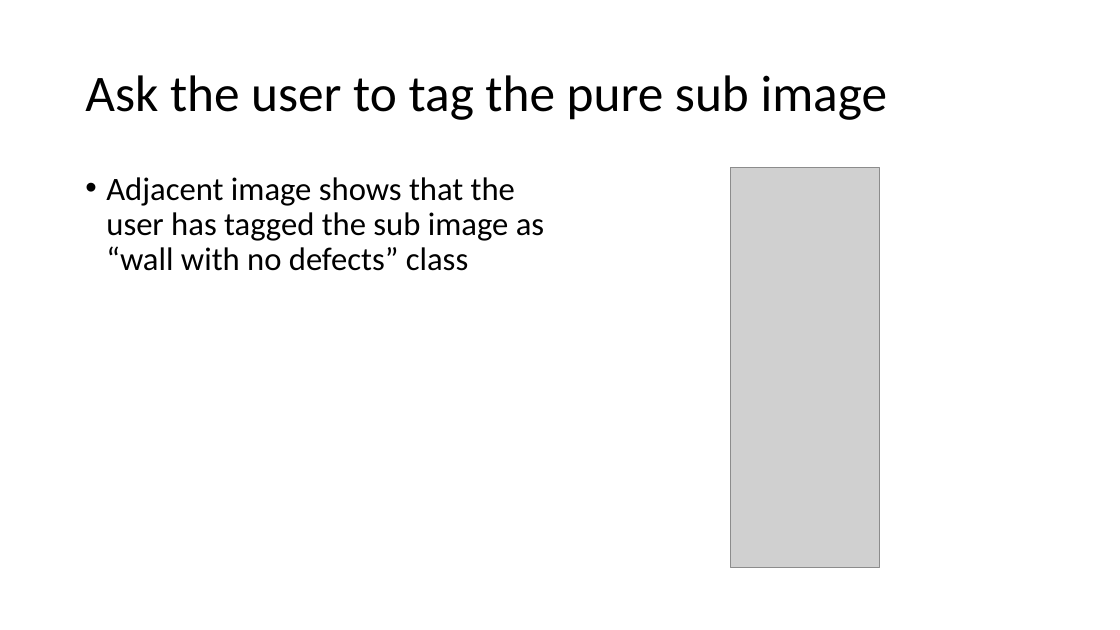
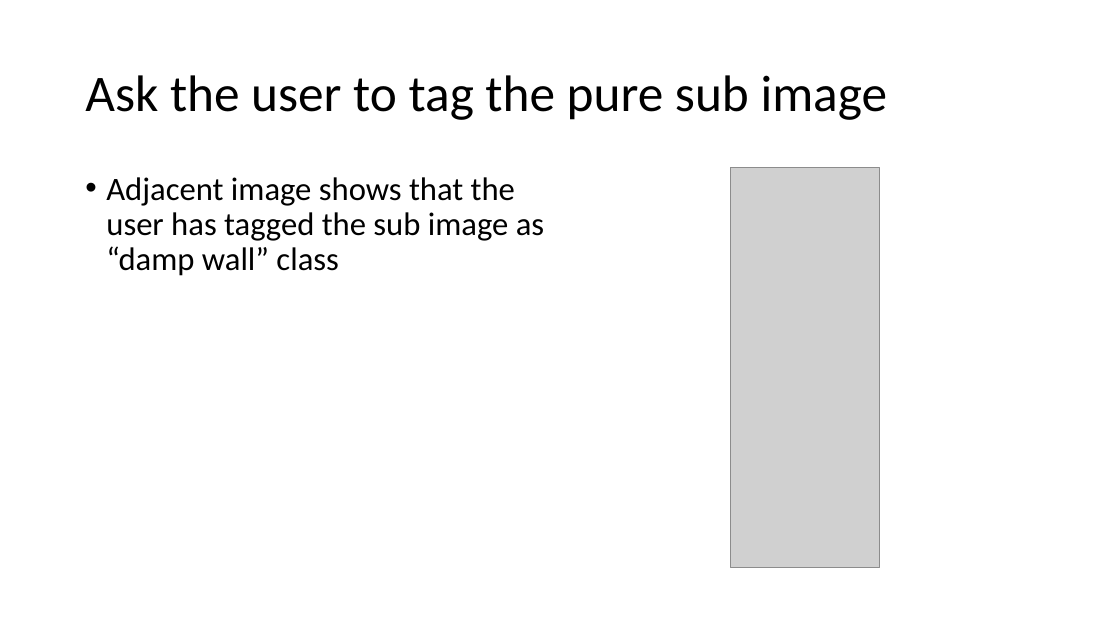
Before and after one commit to AdityaShenoy/Drones_For_Structural_Audit, a slide deck: slide 7 of ppt/Dataset Preprocessing Steps.pptx. Drawn at 1120x630 pixels with LibreOffice and Linux fonts; fonts in the diff are those of the drawing; grey boxes stand for pictures. Boxes give left, top, right and bottom in pixels: in the first picture for what was removed or moved away, otherwise in the second. Text is boxed around its words. In the diff, an @@ line names an element or a change of style, - is before the commit and + after.

```diff
--- a/ppt/Dataset Preprocessing Steps.pptx
+++ b/ppt/Dataset Preprocessing Steps.pptx
@@ text at bbox=[106, 177, 544, 276]: text changed @@
-• Adjacent image shows that the user has tagged the sub image as “wall with no defects” class
+• Adjacent image shows that the user has tagged the sub image as “damp wall” class
```
Also in this commit, not shown: 2 other slides changed, 3 other files.
